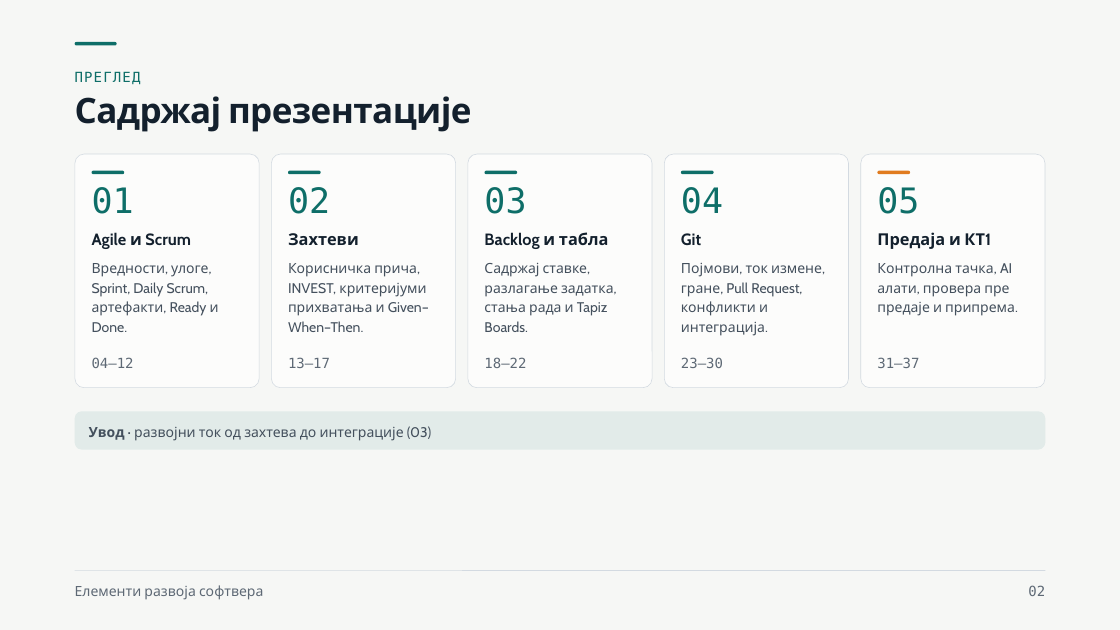
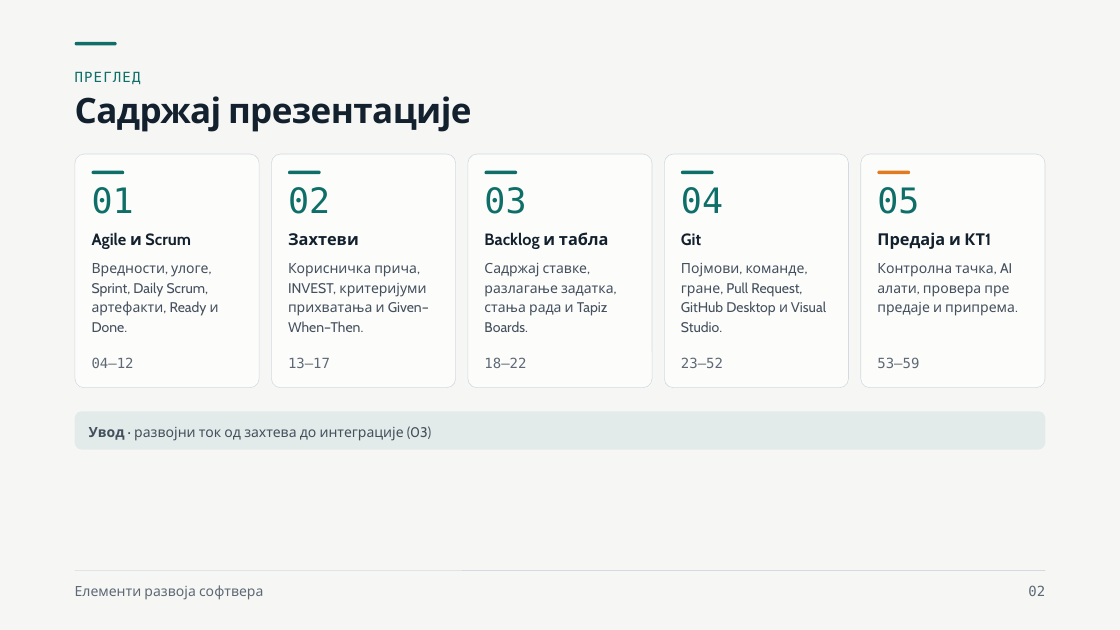
Before and after one commit to owlCoder/ftn-nastavni-portal, a slide deck: slide 2 of public/downloads/ers-prezentacije/01_Zahtevi_backlog_i_Git.pptx. Drawn at 1120x630 pixels with LibreOffice and Linux fonts; fonts in the diff are those of the drawing. Boxes give left, top, right and bottom in pixels: in the first picture for what was removed or moved away, otherwise in the second. Text is boxed around its words. In the diff, an @@ line names an element or a change of style, - is before the commit and + after.

```diff
--- a/public/downloads/ers-prezentacije/01_Zahtevi_backlog_i_Git.pptx
+++ b/public/downloads/ers-prezentacije/01_Zahtevi_backlog_i_Git.pptx
@@ text at bbox=[681, 263, 826, 332]: text changed @@
-Појмови, ток измене, гране, Pull Request, конфликти и интеграција.
+Појмови, команде, гране, Pull Request, GitHub Desktop и Visual Studio.
@@ text at bbox=[681, 357, 723, 368]: text changed @@
-23–30
+23–52
@@ text at bbox=[877, 357, 919, 368]: text changed @@
-31–37
+53–59
```
Also in this commit, not shown: 13 other slides changed, 22 slides added, 32 other files.
